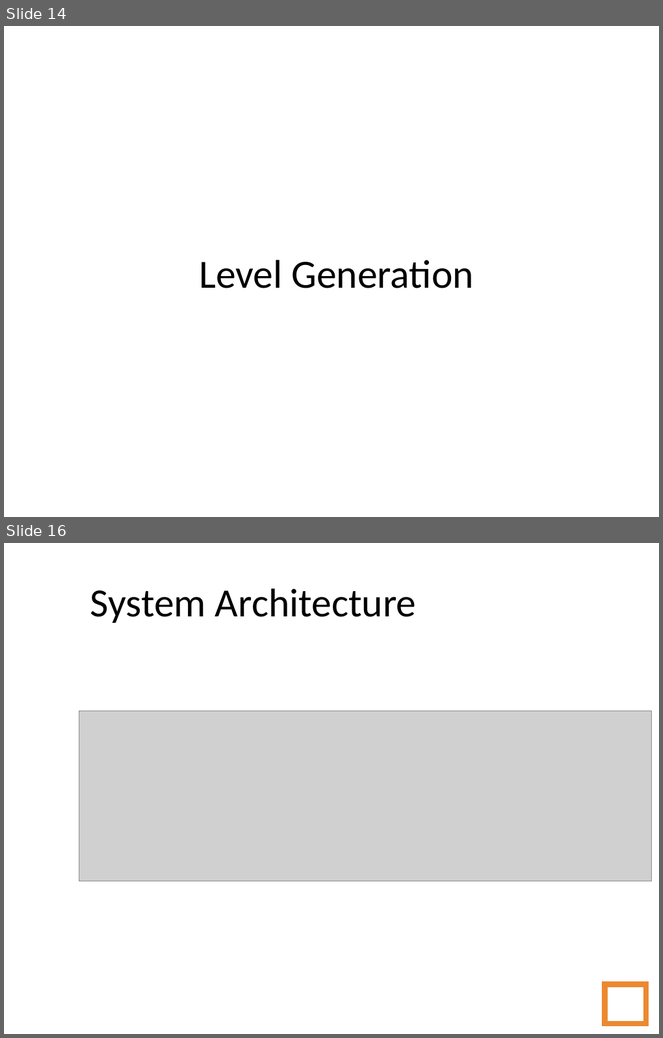
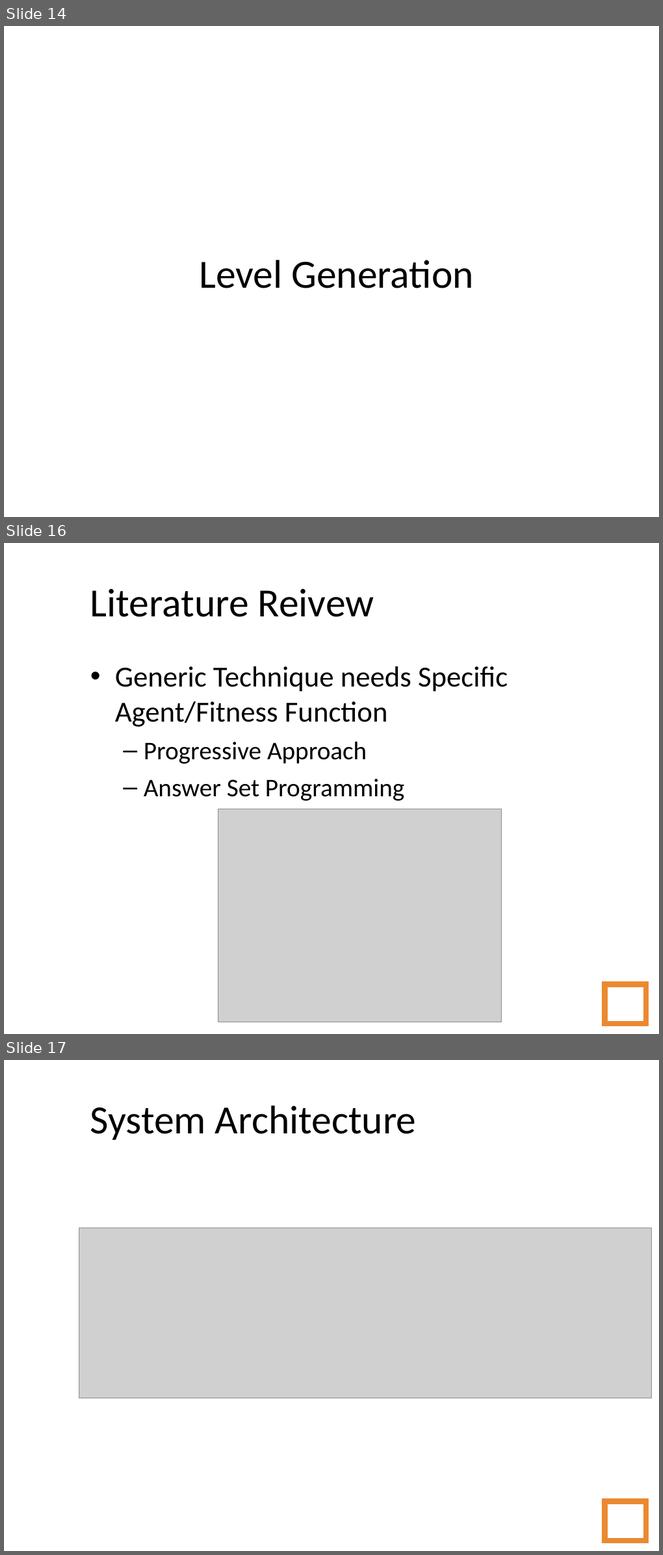
Before and after one commit to amidos2006/Automatic-Game-Script-Generation, a slide deck: Presentation/Automatic Game Script Generation.ppt. Shown one above the other, each under a label of ours: slides 14 and 16 before the commit, slides 14, 16 and 17 after it; the slides between them are not shown. The pictures are 663x1038 and 663x1555 pixels, drawn with LibreOffice and Linux fonts; fonts in the diff are those of the drawing; grey boxes stand for pictures; background and template pictures are left out. Boxes give left, top, right and bottom in pixels: in the first picture for what was removed or moved away, otherwise in the second. Text is boxed around its words. In the diff, an @@ line names an element or a change of style, - is before the commit and + after.

```diff
--- a/Presentation/Automatic Game Script Generation.ppt
+++ b/Presentation/Automatic Game Script Generation.ppt
@@ slide 16 added at [4,543,659,1034], background picture (left out) @@
@@ title added at [90,589,374,617], 44 pt, text #000000 @@
+Literature Reivew
@@ text added at [115,667,508,801], 32 pt, text #000000 @@
+• Generic Technique needs Specific Agent/Fitness Function
+  – Progressive Approach
+  – Answer Set Programming
@@ picture added at [218,809,502,1023] @@
@@ page number added at [605,984,646,1024], outline #EB8931 6.01 pt, 14 pt, text #FFFFFF @@
+16
@@ what was slide 16 is now slide 17 @@
```
Also in this commit, not shown: 1 slide changed, 1 other slide added, 1 slide removed, 2 other files.
